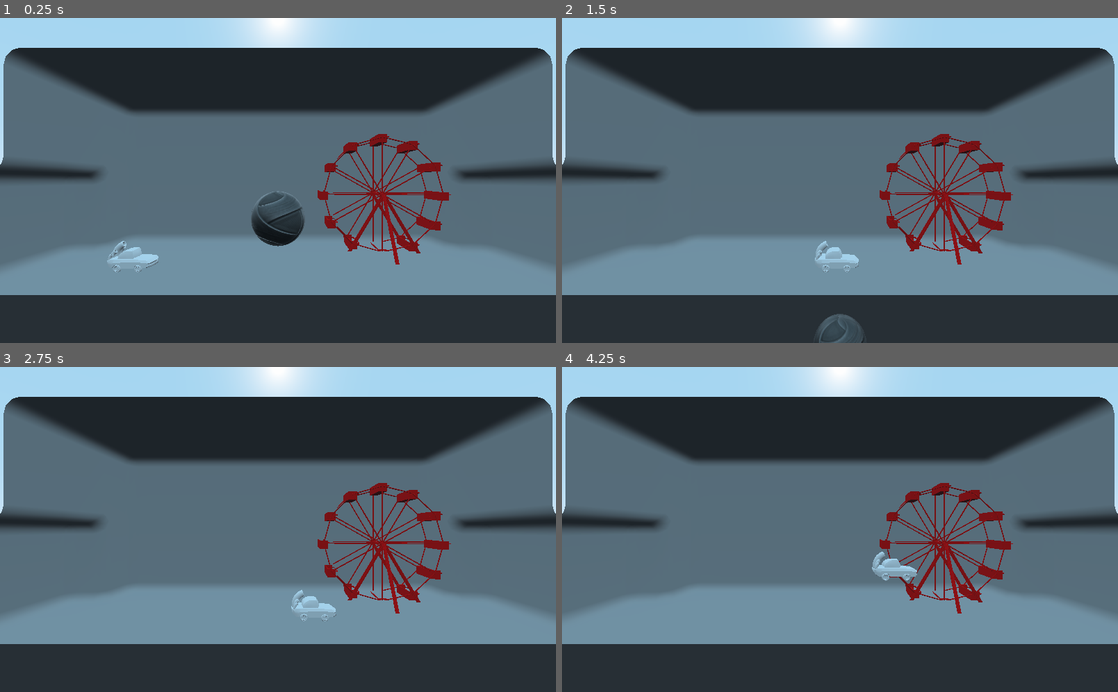
Above: before the commit, frames 1-4 (two rows, left to right).
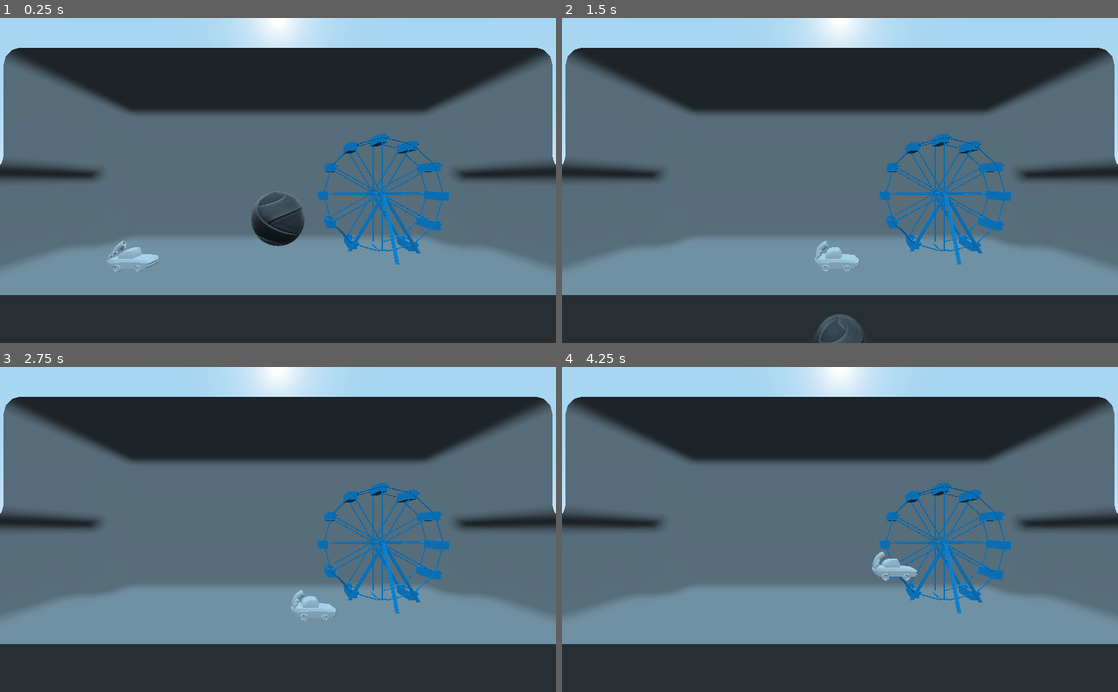
Above: after the commit, the same moments.

Repository: dumbluckarts/RocketCars
Game: Godot game, scene res://Scenes/Root.tscn
Same seed, same stepped clock (60 frames per second), same inputs: the game is played once before the commit and once after it.
Inputs:
- Up to frame 1 (0.25 s): no input
- Up to frame 2 (1.5 s): hold D (forward) 0.53-1.28 s; hold H (boost) 0.53-1.28 s; tap Space (jump) at 0.77 s; hold A (backward) from 1.28 s (still down); tap W (ccw) at 1.35 s
- Up to frame 3 (2.75 s): tap Space (jump) at 1.52 s; release A (backward) at 2.03 s; hold D (forward) from 2.03 s (still down); hold S (cw) from 2.03 s (still down)
- Up to frame 4 (4.25 s): release S (cw) at 2.78 s; tap H (boost) at 2.85 s; tap Space (jump) at 3.02, 3.77 s; release D (forward) at 3.53 s; hold A (backward) from 3.53 s (still down); hold W (ccw) from 3.53 s (still down)

The runs differ from the first frame. In frame 1, 2.2% of the frame differs, in the area x 57-82%, y 35-76%; in frame 2, 2.2%; in frame 3, 2.2%; in frame 4, 2.2%.

Commit message:
Albedo on FerrisWheel
Blue :)

Diff:
--- a/RocketCarGame/Assets/Props/FerrisWheel.tscn
+++ b/RocketCarGame/Assets/Props/FerrisWheel.tscn
@@ -3,7 +3,7 @@
 [ext_resource path="res://Assets/Props/ferrisWheel.obj" type="ArrayMesh" id=1]
 
 [sub_resource type="SpatialMaterial" id=1]
-albedo_color = Color( 0.94902, 0.0117647, 0.0117647, 1 )
+albedo_color = Color( 0, 0.694118, 1, 1 )
 
 [node name="FerrisWheel" type="Spatial"]
 
